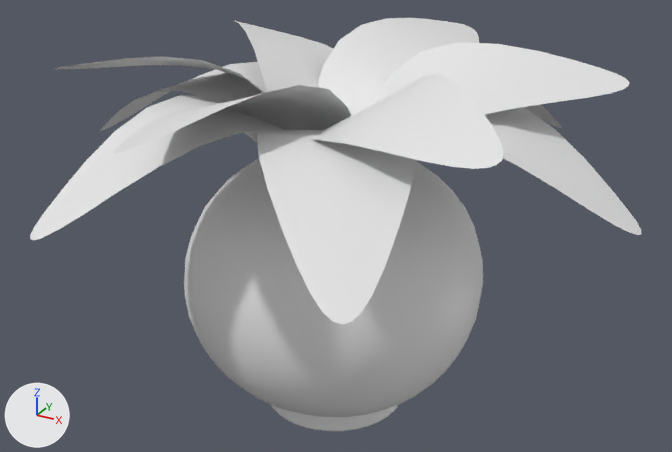
What one commit did to the FBX model Unity/Assets/3D/Props/plant.fbx.
Before and after are seen from a camera (50 mm lens) standing at (3.55, -6.44, 4.98) and looking at (0.0, 0.03, 1.75). Arrows for +X, +Y and +Z are at lower left; the lights stay in place. Where no turn or scale is listed for an object, it has been applied to the vertices. Vertices at the same position are counted once.

Before the edit, the objects in view are built like this:
```python
me_cylinder_017 = bpy.data.meshes.new('Cylinder.017')
me_cylinder_017.from_pydata(...)  # 1993 vertices, 1732 faces; spans x -2.53..2.53, y -2.31..2.31, z 0.07..3.29
ob_plant = bpy.data.objects.new('plant', me_cylinder_017)
ob_plant.location = (0.0, 0.0, 0.0)
```
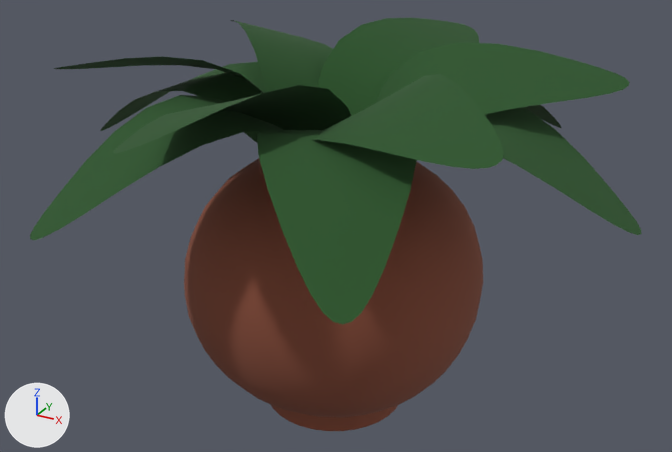
What differs and where, as boxes [x1, y1, x2, y2] in the pictures (672 x 452 px):
part 1 of me_cylinder_017, recoloured (white to green): [30, 18, 642, 324] in both
part 2 of me_cylinder_017, recoloured (grey to brown): [184, 159, 483, 431] in both

Diff of the bpy script that builds the scene:
```diff
--- a/Unity/Assets/3D/Props/plant.fbx.py
+++ b/Unity/Assets/3D/Props/plant.fbx.py
@@ mat_plant @@
+mat_plant = principled_material('Plant')
+mat_plant.base_color = (0.0219, 0.0871, 0.0209)  # dark green #295328
+mat_plant.roughness = 1.0
@@ mat_copper @@
+mat_copper = principled_material('copper')
+mat_copper.base_color = (0.233, 0.0693, 0.0387)  # brown #854a37
+mat_copper.roughness = 1.0
@@ me_cylinder_017 @@
 me_cylinder_017.from_pydata(...)  # 1993 vertices, 1732 faces; spans x -2.53..2.53, y -2.31..2.31, z 0.07..3.29
 # used by ob_plant; location = (0.0, 0.0, 0.0)
+# me_cylinder_017 part 1: 768 of the faces centred in x -2.34..2.34, y -2.08..2.08, z 2.12..3.26 switch from no material to mat_plant (dark green #295328)
+# me_cylinder_017 part 2: 964 of the faces centred in x -1.26..1.26, y -1.26..1.26, z 0.07..2.55 switch from no material to mat_copper (brown #854a37)
```
